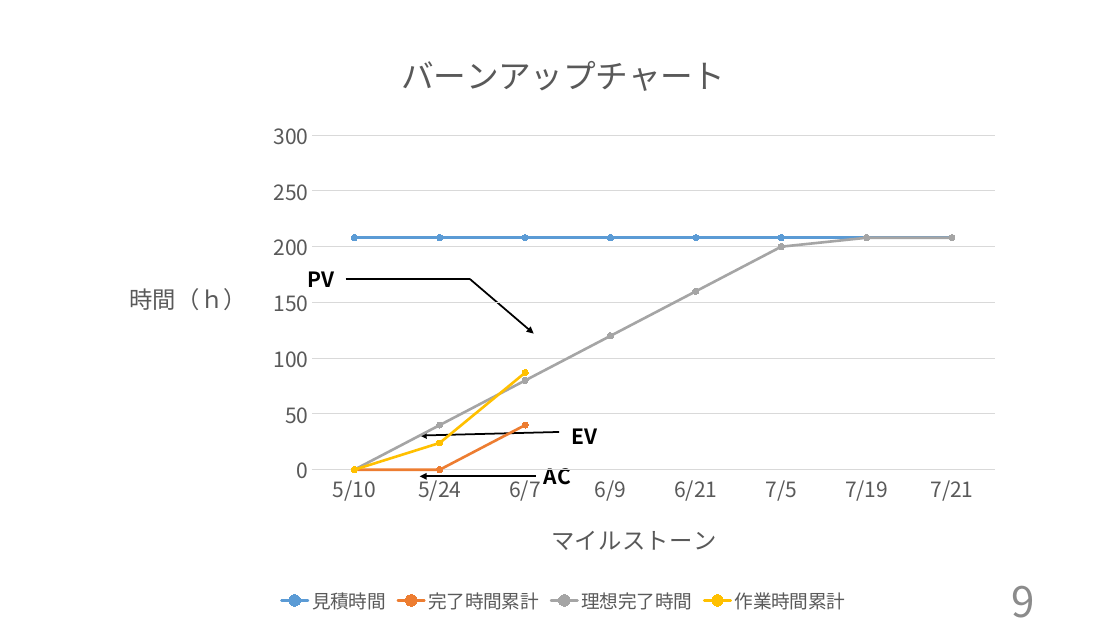
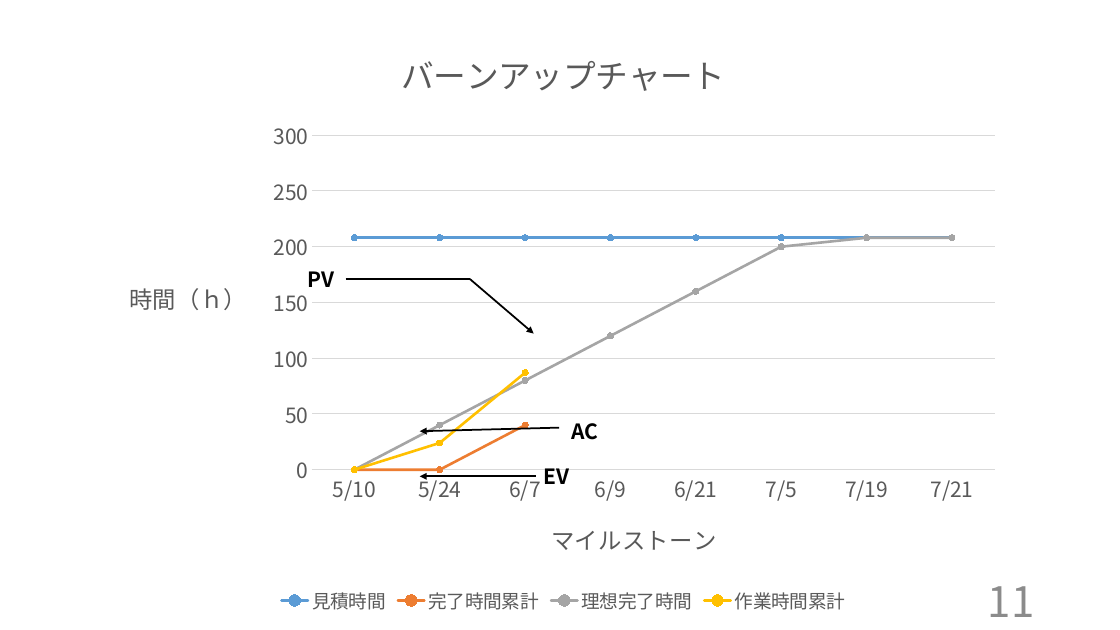
Before and after one commit to kazukiyoshida96/PM-, a slide deck: slide 12 of ＰＭ学科専用2.pptx. Drawn at 1120x630 pixels with LibreOffice and Linux fonts; fonts in the diff are those of the drawing. Boxes give left, top, right and bottom in pixels: in the first picture for what was removed or moved away, otherwise in the second. Text is boxed around its words. In the diff, an @@ line names an element or a change of style, - is before the commit and + after.

```diff
--- a/ＰＭ学科専用2.pptx
+++ b/ＰＭ学科専用2.pptx
@@ text "AC" moved from (x1=544, y1=468, x2=571, y2=485) to (x1=572, y1=423, x2=599, y2=440) @@
@@ arrow moved from (560, 432) - (420, 436) to (560, 428) - (420, 431) @@
@@ text "EV" moved from (x1=572, y1=428, x2=598, y2=444) to (x1=544, y1=468, x2=570, y2=484) @@
@@ text at (x1=988, y1=586, x2=1035, y2=617): text changed @@
-9
+11
```
Also in this commit, not shown: 11 other slides changed, 1 slide added.
